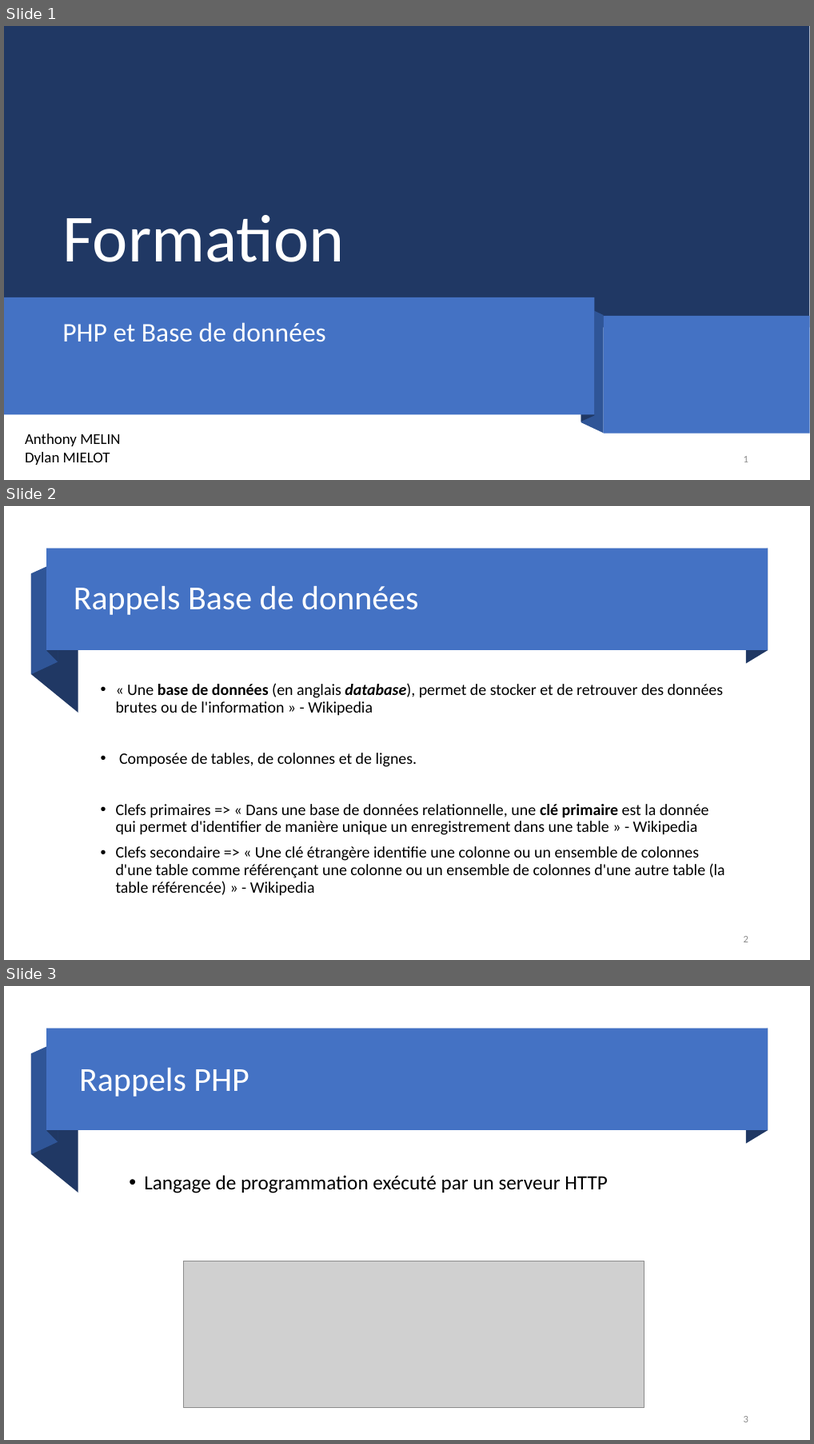
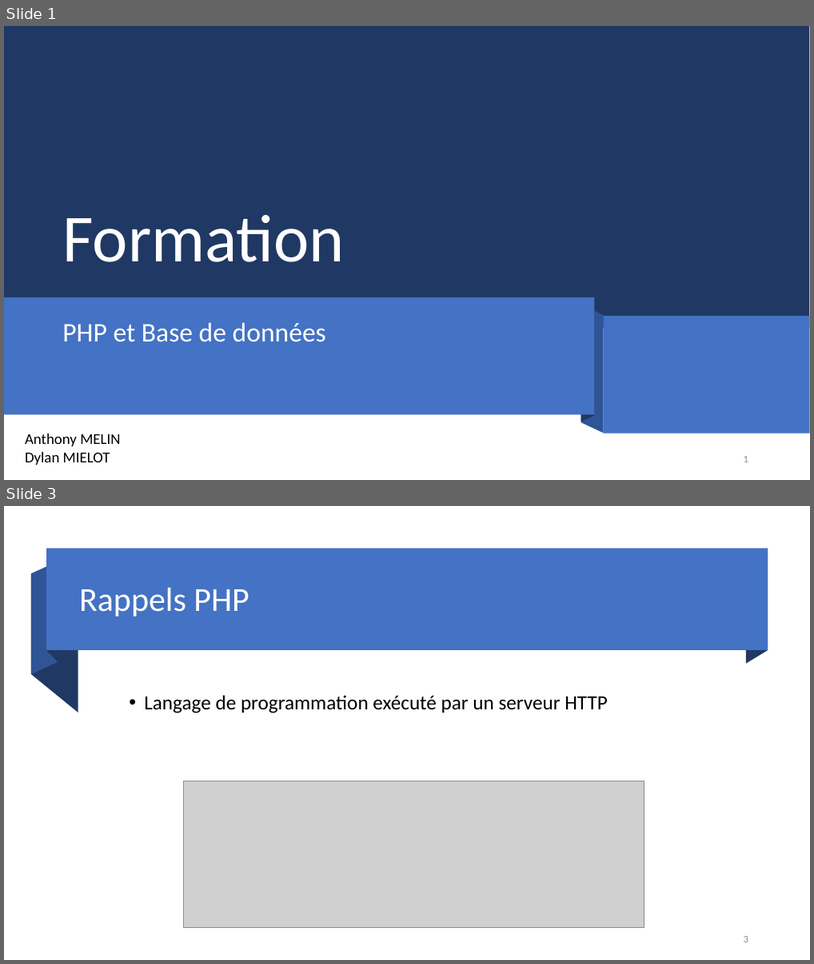
Before and after one commit to DylanMielot/FormationFormateur, a slide deck: Formation de formateur.pptx. Shown one above the other, each under a label of ours: slides 1, 2 and 3 before the commit, slides 1 and 3 after it; the slides between them are not shown. The pictures are 814x1444 and 814x964 pixels, drawn with LibreOffice and Linux fonts; fonts in the diff are those of the drawing; grey boxes stand for pictures. Boxes give left, top, right and bottom in pixels: in the first picture for what was removed or moved away, otherwise in the second. Text is boxed around its words. In the diff, an @@ line names an element or a change of style, - is before the commit and + after.

```diff
--- a/Formation de formateur.pptx
+++ b/Formation de formateur.pptx
@@ slide 2 removed at (4, 506, 810, 960), background #FFFFFF @@
@@ rectangle removed at (46, 548, 768, 651) @@
@@ freeform shape removed at (47, 548, 58, 661) @@
@@ freeform shape removed at (746, 548, 768, 664) @@
@@ freeform shape removed at (31, 574, 78, 712) @@
@@ freeform shape removed at (31, 562, 58, 675) @@
@@ title removed at (74, 586, 418, 615) @@
-Rappels Base de données
@@ text removed at (116, 683, 726, 896) @@
-• « Une base de données (en anglais database), permet de stocker et de retrouver des données brutes ou de l'information » - Wikipedia
-• Composée de tables, de colonnes et de lignes.
-• Clefs primaires => « Dans une base de données relationnelle, une clé primaire est la donnée qui permet d'identifier de manière unique un enregistrement dans une table » - Wikipedia
-• Clefs secondaire => « Une clé étrangère identifie une colonne ou un ensemble de colonnes d'une table comme référençant une colonne ou un ensemble de colonnes d'une autre table (la table référencée) » - Wikipedia
@@ page number removed at (744, 936, 749, 942) @@
-2
```
Also in this commit, not shown: 3 slides changed, 2 slides added.
